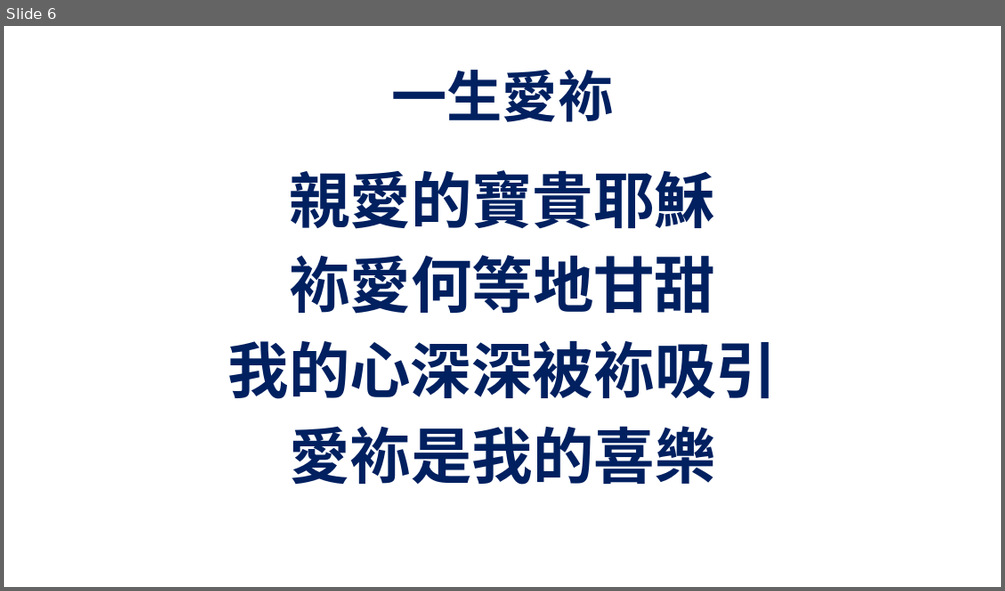
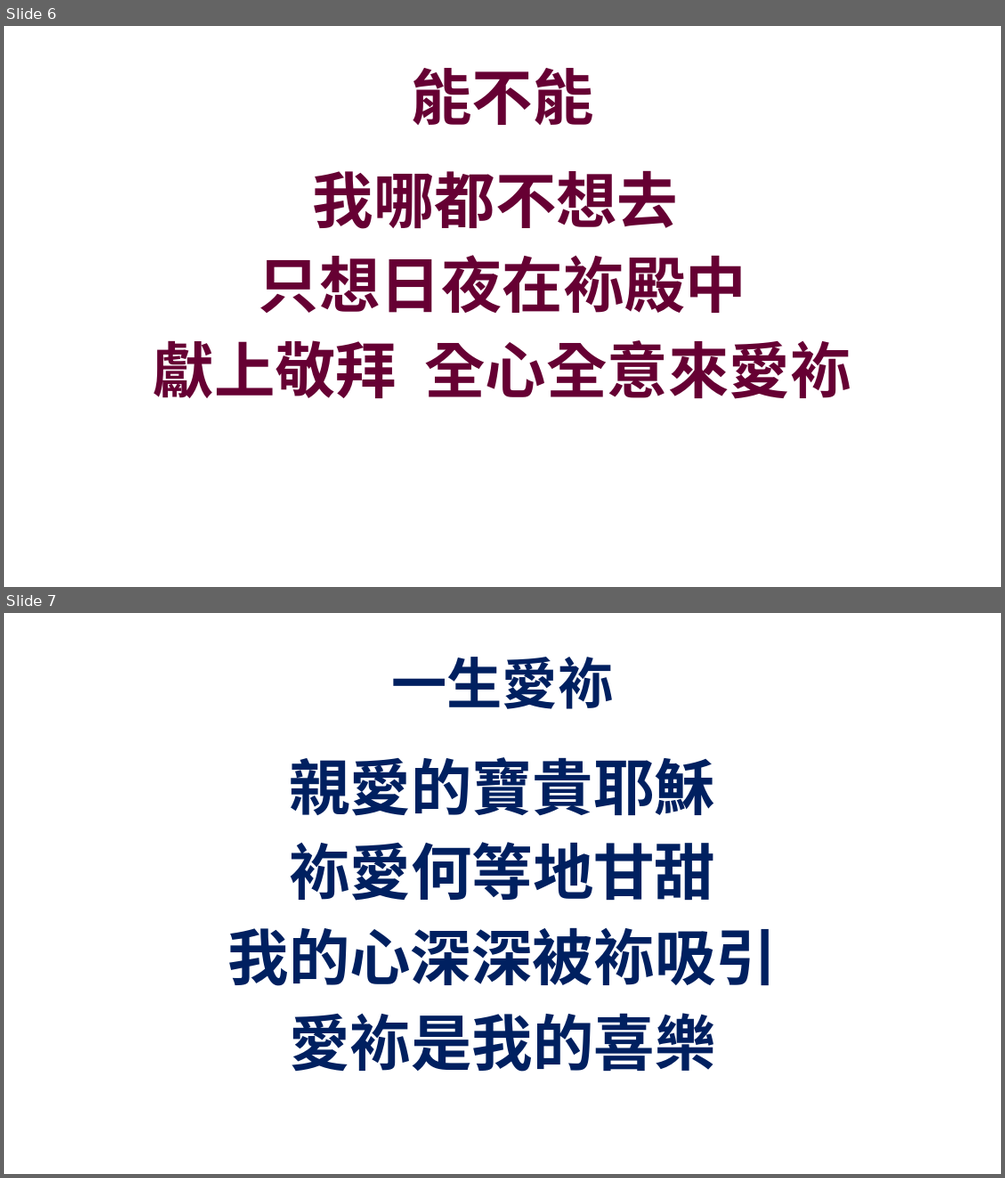
Before and after one commit to batisuoc/prayermeeting, a slide deck: 2020/5月/28-5-2020.pptx. Shown one above the other, each under a label of ours: slide 6 before the commit, slides 6 and 7 after it. The pictures are 1005x591 and 1005x1178 pixels, drawn with LibreOffice and Linux fonts; fonts in the diff are those of the drawing; background and template pictures are left out. Boxes give left, top, right and bottom in pixels: in the first picture for what was removed or moved away, otherwise in the second. Text is boxed around its words. In the diff, an @@ line names an element or a change of style, - is before the commit and + after.

Commit message:
Update ppts

```diff
--- a/2020/5月/28-5-2020.pptx
+++ b/2020/5月/28-5-2020.pptx
@@ slide 6 added at (x1=4, y1=26, x2=1001, y2=587), background picture (left out) @@
@@ title added at (x1=411, y1=68, x2=593, y2=125), 44 pt, text #660033, bold @@
+能不能
@@ text added at (x1=154, y1=170, x2=851, y2=399), 44 pt, text #660033, bold @@
+我哪都不想去
+只想日夜在袮殿中
+獻上敬拜 全心全意來愛袮
@@ what was slide 6 is now slide 7 @@
```
Also in this commit, not shown: 5 slides changed, 2 other files.
